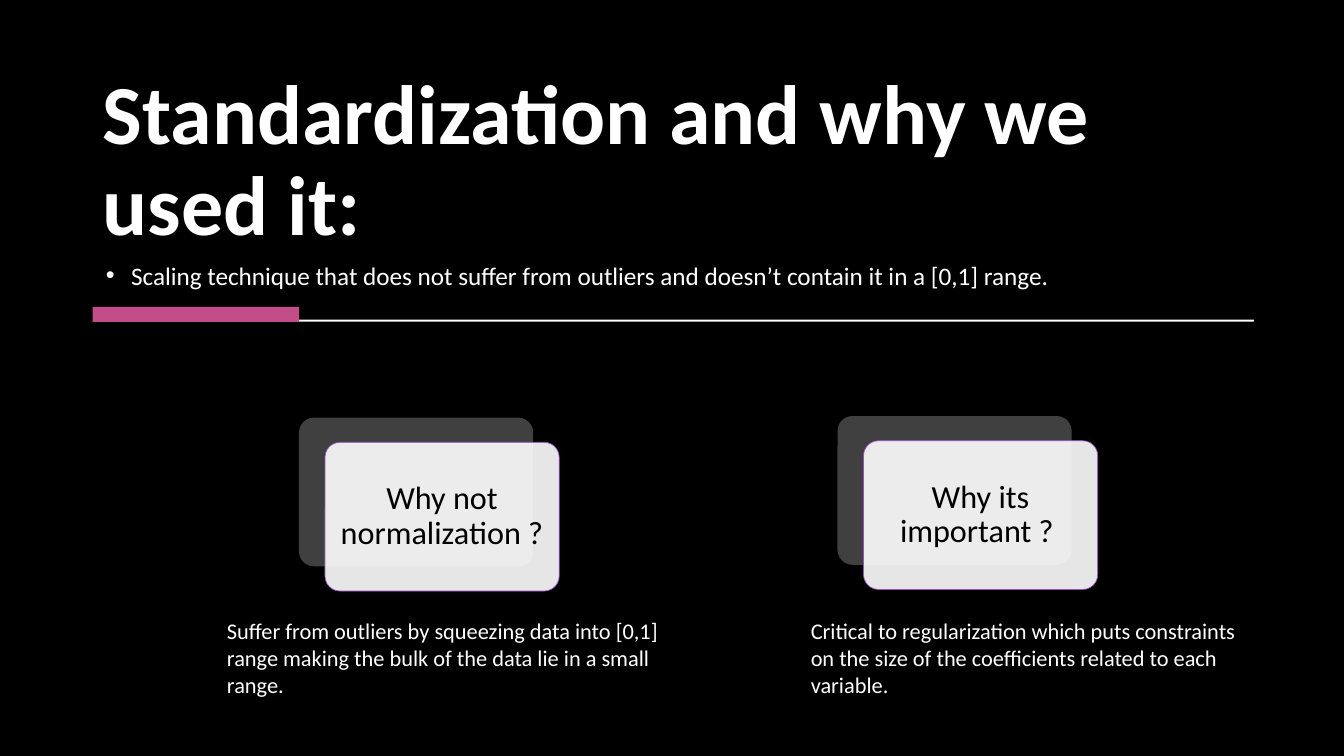
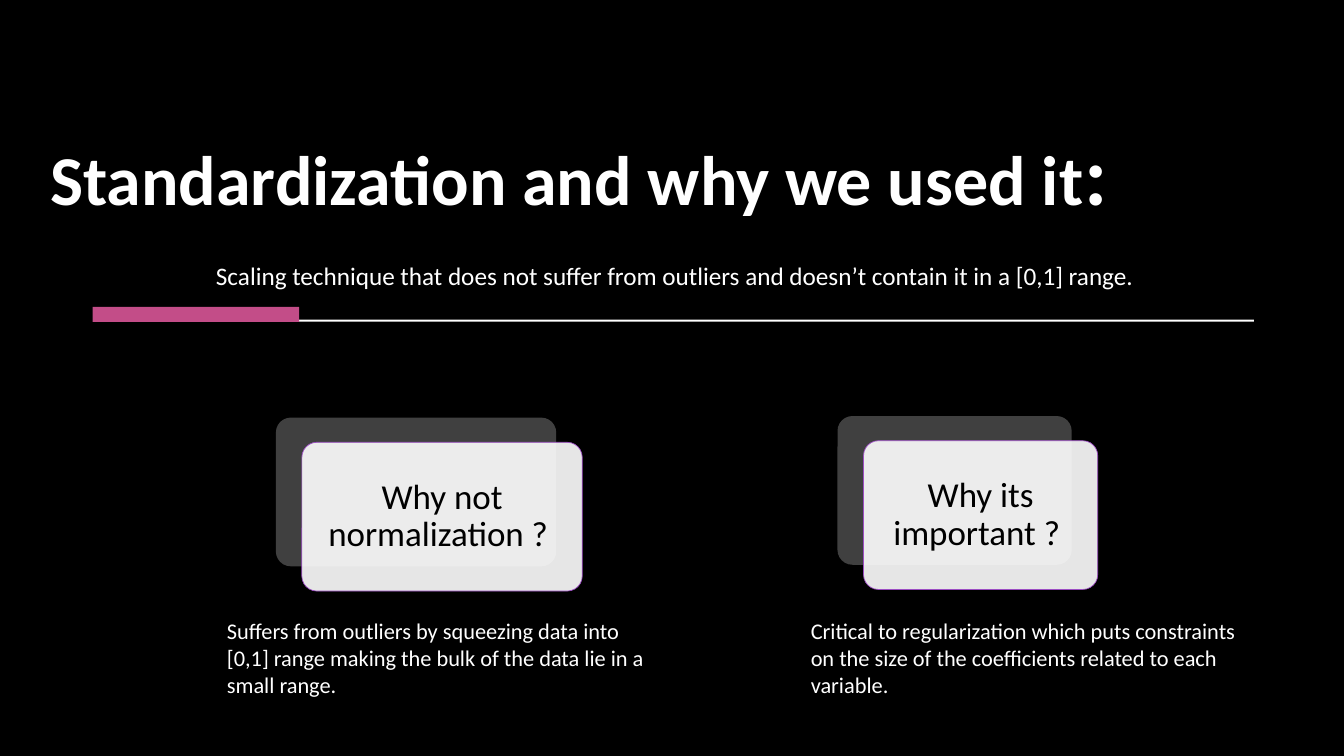
Before and after one commit to kmsekgothe/load-shortfall-regression-predict-api, a slide deck: slide 13 of Team 14 .pptx. Drawn at 1344x756 pixels with LibreOffice and Linux fonts; fonts in the diff are those of the drawing; background and template pictures are left out; a plain dark background stands for a picture behind light text. Boxes give left, top, right and bottom in pixels: in the first picture for what was removed or moved away, otherwise in the second. Text is boxed around its words. In the diff, an @@ line names an element or a change of style, - is before the commit and + after.

```diff
--- a/Team 14 .pptx
+++ b/Team 14 .pptx
@@ title "Standardization and why we used ...": place and size @@
-title "Standardization and why we used ..." at [103,85,1089,236]
+title "Standardization and why we used ..." at [50,155,1083,216]
@@ title "Standardization and why we used ..." at [50,155,1083,216]: size 60 to 50 pt @@
@@ text "Scaling technique that does not ..." at [216,266,1133,290]: alignment left to centre; bullet • to none @@
@@ rounded rectangle: place and size @@
-rounded rectangle at [299,417,533,567]
+rounded rectangle at [276,417,557,567]
@@ rounded rectangle: place and size @@
-rounded rectangle at [325,443,559,592]
+rounded rectangle at [302,443,583,592]
@@ text "Why not normalization ?" at [328,484,524,547]: size 23 to 25 pt @@
@@ text "Why not normalization ?": place and size @@
-text "Why not normalization ?" at [341,486,521,545]
+text "Why not normalization ?" at [328,484,524,547]
@@ text "Why its important ?" at [893,482,1036,551]: size 23 to 25 pt @@
@@ text at [227,623,644,697]: text changed @@
-Suffer from outliers by squeezing data into [0,1] range making the bulk of the data lie in a small range.
+Suffers from outliers by squeezing data into [0,1] range making the bulk of the data lie in a small range.
```
Also in this commit, not shown: 17 other slides changed, 2 slides added, 2 slides removed.
